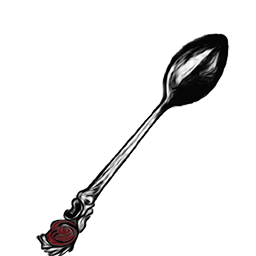
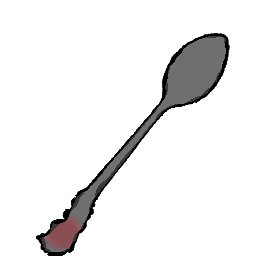
Before/after of a 256 x 256 layered artwork. What changed in the layer stack:
added layer "Layer 2" above "simple-spoon (1)" over bbox(36, 33, 230, 256)
hid "simple-spoon (1)" over bbox(36, 33, 230, 256)
